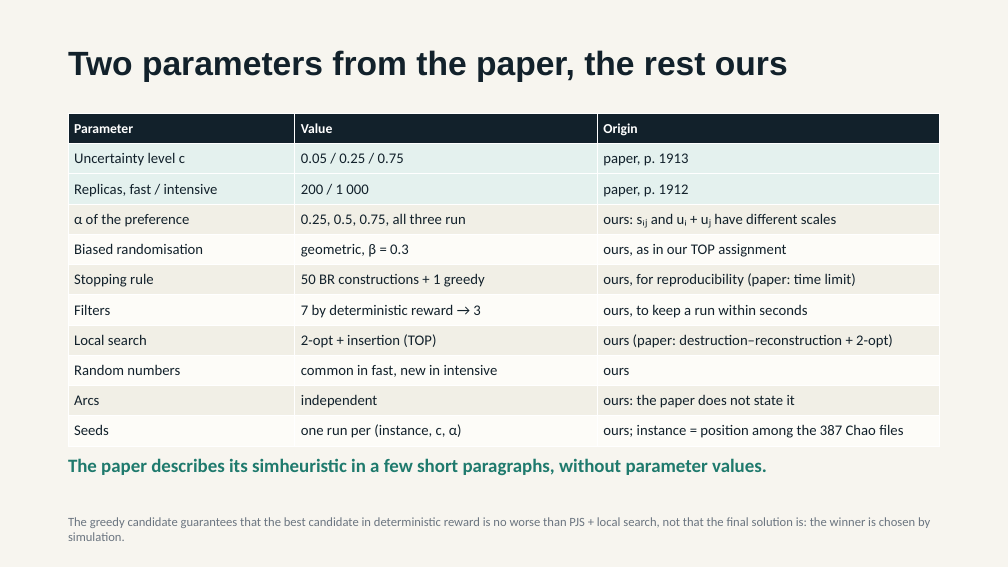
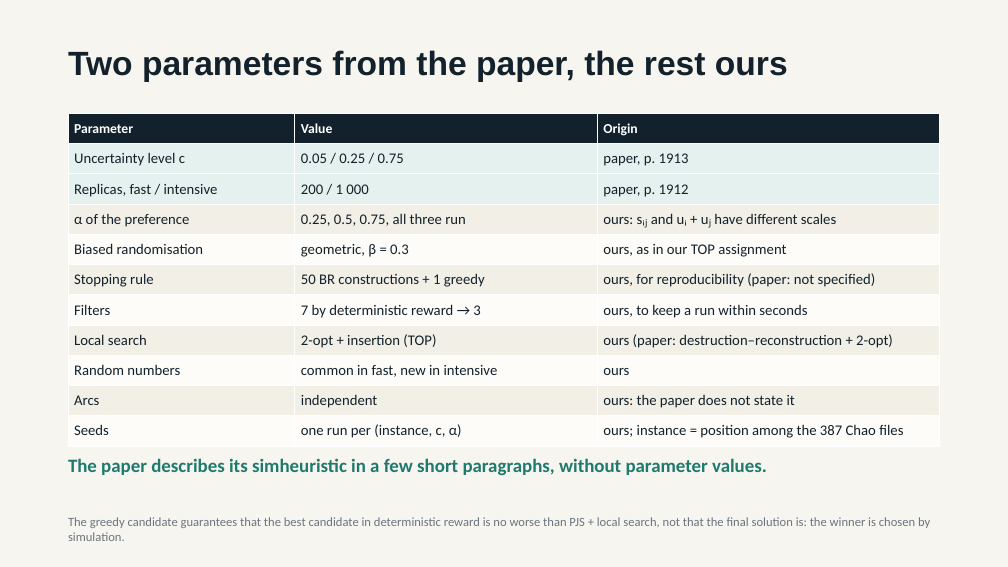
Before and after one commit to Inurria979/Heuristic-Algorithms-in-Transport-and-Finance, a slide deck: slide 8 of simTOP/docs/simTOP_simheuristic.pptx. Drawn at 1008x567 pixels with LibreOffice and Linux fonts; fonts in the diff are those of the drawing. Boxes give left, top, right and bottom in pixels: in the first picture for what was removed or moved away, otherwise in the second. Text is boxed around its words. In the diff, an @@ line names an element or a change of style, - is before the commit and + after.

```diff
--- a/simTOP/docs/simTOP_simheuristic.pptx
+++ b/simTOP/docs/simTOP_simheuristic.pptx
@@ table at box(68, 113, 940, 446) @@
-row 6, column 3: ours, for reproducibility (paper: time limit)
+row 6, column 3: ours, for reproducibility (paper: not specified)
```
Also in this commit, not shown: 2 other slides changed, 34 other files.
